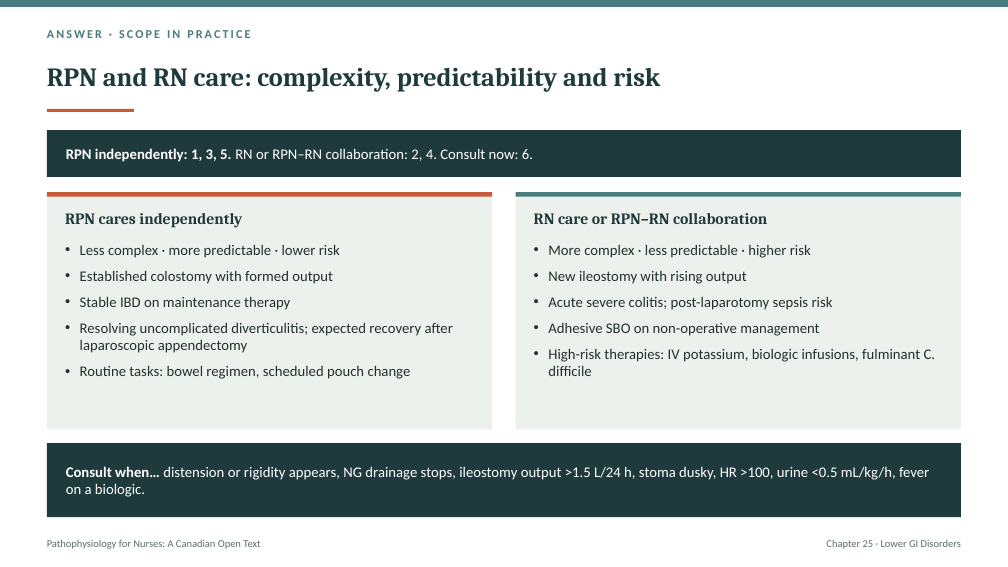
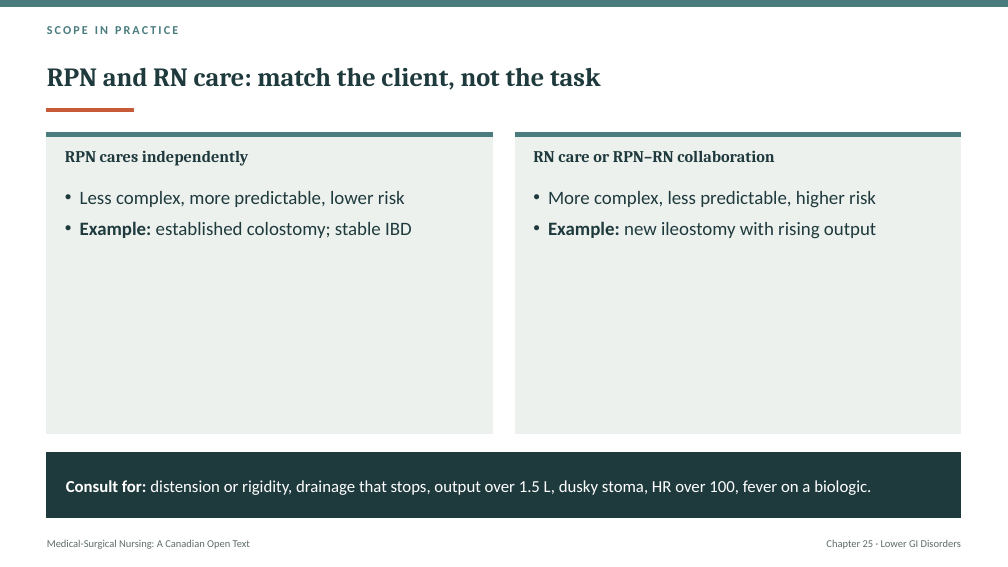
Before and after one commit to andrewleenl/opensourcenursing, a slide deck: slide 25 of Ch25_Lower_Gastrointestinal_Disorders_Lecture_Presentation.pptx (slide 47 before the commit). Drawn at 1008x567 pixels with LibreOffice and Linux fonts; fonts in the diff are those of the drawing. Boxes give left, top, right and bottom in pixels: in the first picture for what was removed or moved away, otherwise in the second. Text is boxed around its words. In the diff, an @@ line names an element or a change of style, - is before the commit and + after.

```diff
--- a/Ch25_Lower_Gastrointestinal_Disorders_Lecture_Presentation.pptx
+++ b/Ch25_Lower_Gastrointestinal_Disorders_Lecture_Presentation.pptx
@@ text at [47, 26, 178, 34]: text changed @@
-ANSWER · SCOPE IN PRACTICE
+SCOPE IN PRACTICE
@@ text "SCOPE IN PRACTICE" at [47, 26, 178, 34]: vertical alignment middle to top @@
@@ title at [47, 67, 600, 90]: text changed @@
-RPN and RN care: complexity, predictability and risk
+RPN and RN care: match the client, not the task
@@ rectangle: place and size @@
-rectangle at [47, 192, 492, 430]
+rectangle at [47, 132, 492, 434]
@@ rectangle at [47, 132, 492, 434]: outline none to #EDF1EE 1 pt @@
@@ rectangle at [47, 132, 492, 137]: fill #C75B39 to #4A7C7E; outline none to #4A7C7E 1 pt @@
@@ rectangle removed at [47, 130, 961, 177] @@
@@ text "RPN cares independently" at [65, 150, 248, 166]: size 15 to 15.5 pt; vertical alignment middle to top @@
@@ text removed at [66, 148, 533, 162] @@
-RPN independently: 1, 3, 5. RN or RPN–RN collaboration: 2, 4. Consult now: 6.
@@ 2 texts, 2 rectangles: place and size @@
-2 texts, 2 rectangles at [47, 192, 961, 227]
+2 texts, 2 rectangles at [47, 132, 961, 166]
@@ rectangle at [516, 132, 961, 434]: outline none to #EDF1EE 1 pt @@
@@ rectangle: place and size @@
-rectangle at [516, 192, 961, 430]
+rectangle at [516, 132, 961, 434]
@@ rectangle at [516, 132, 961, 137]: outline none to #4A7C7E 1 pt @@
@@ text "RN care or RPN–RN collaboration" at [533, 150, 774, 162]: size 15 to 15.5 pt; vertical alignment middle to top @@
@@ text at [80, 191, 412, 238]: text changed; size 14 to 18 pt; text colour #22302F to #1F3A3D @@
-• Less complex · more predictable · lower risk
-• Established colostomy with formed output
-• Stable IBD on maintenance therapy
-• Resolving uncomplicated diverticulitis; expected recovery after laparoscopic appendectomy
-• Routine tasks: bowel regimen, scheduled pouch change
+• Less complex, more predictable, lower risk
+• Example: established colostomy; stable IBD
@@ text at [548, 191, 876, 238]: text changed; size 14 to 18 pt; text colour #22302F to #1F3A3D @@
-• More complex · less predictable · higher risk
-• New ileostomy with rising output
-• Acute severe colitis; post-laparotomy sepsis risk
-• Adhesive SBO on non-operative management
-• High-risk therapies: IV potassium, biologic infusions, fulminant C. difficile
+• More complex, less predictable, higher risk
+• Example: new ileostomy with rising output
@@ rectangle: place and size @@
-rectangle at [47, 443, 961, 517]
+rectangle at [47, 453, 961, 518]
@@ rectangle at [47, 453, 961, 518]: outline none to #1F3A3D 1 pt @@
@@ text at [66, 480, 871, 495]: text changed; size 14 to 16 pt @@
-Consult when… distension or rigidity appears, NG drainage stops, ileostomy output >1.5 L/24 h, stoma dusky, HR >100, urine <0.5 mL/kg/h, fever on a biologic.
+Consult for: distension or rigidity, drainage that stops, output over 1.5 L, dusky stoma, HR over 100, fever on a biologic.
@@ text at [47, 539, 250, 549]: text changed @@
-Pathophysiology for Nurses: A Canadian Open Text
+Medical-Surgical Nursing: A Canadian Open Text
```
Also in this commit, not shown: 8 other slides changed, 26 slides added, 46 slides removed, 3 other files.
